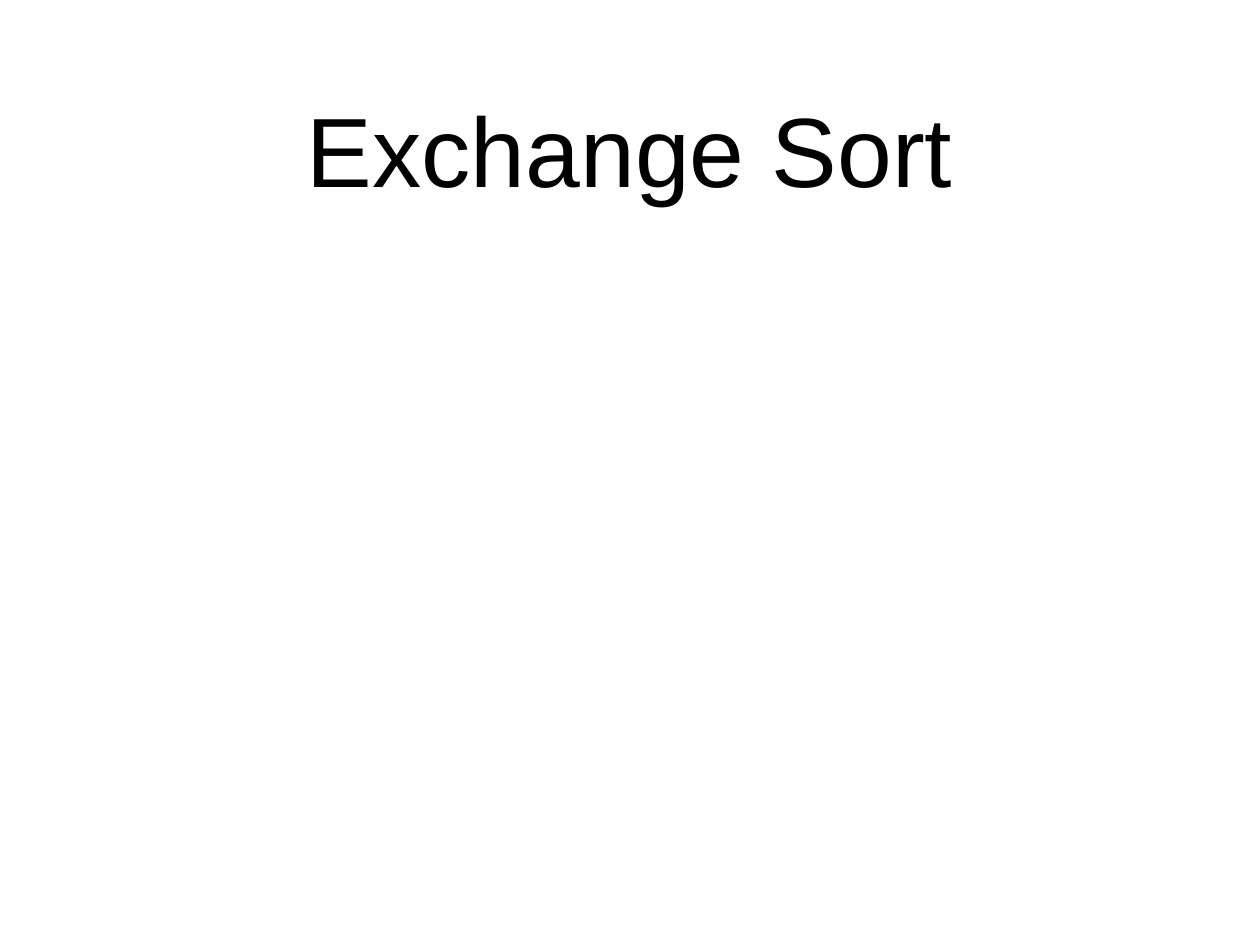
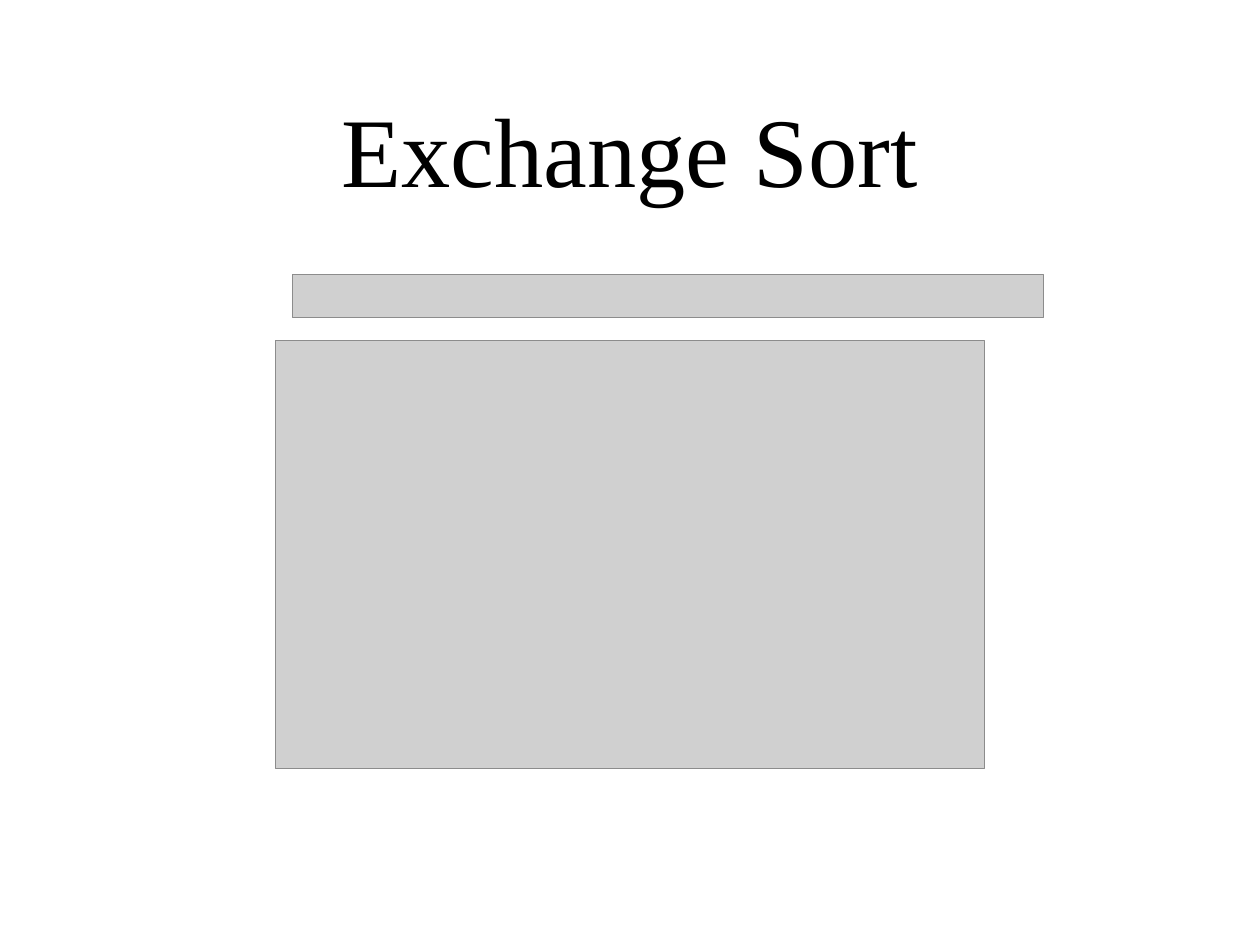
Before and after one commit to Tengyu-Sun/MIPS_simulator, a slide deck: slide 2 of benchmark.pptx. Drawn at 1260x945 pixels with LibreOffice and Linux fonts; fonts in the diff are those of the drawing; grey boxes stand for pictures. Boxes give left, top, right and bottom in pixels: in the first picture for what was removed or moved away, otherwise in the second. Text is boxed around its words. In the diff, an @@ line names an element or a change of style, - is before the commit and + after.

```diff
--- a/benchmark.pptx
+++ b/benchmark.pptx
@@ title "Exchange Sort" at (341,118,918,205): font Arial to Times New Roman @@
@@ picture added at (292,275,1043,317) @@
@@ picture added at (276,340,985,768) @@
```
Also in this commit, not shown: 3 other slides changed, 3 other files.
